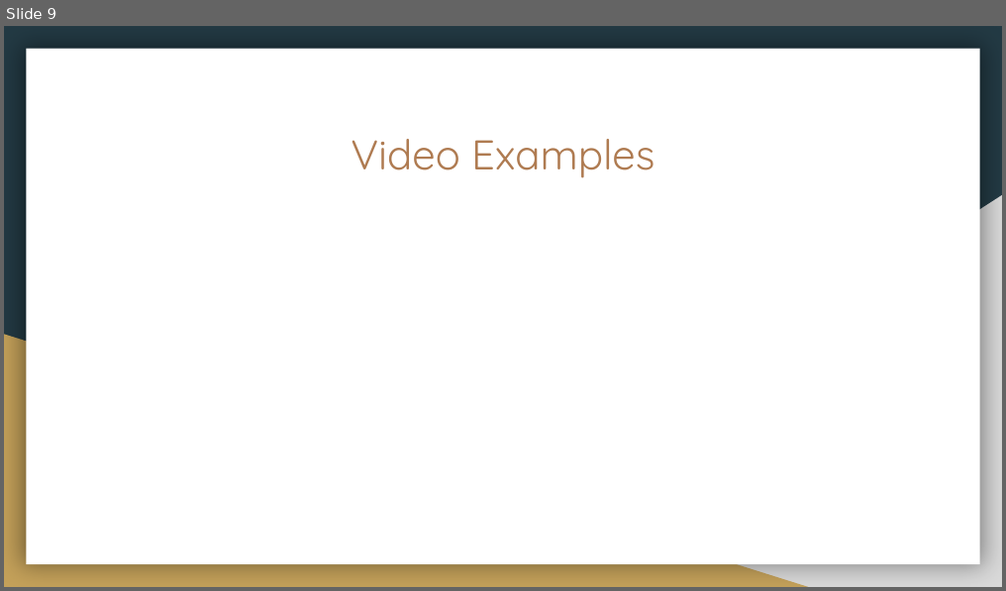
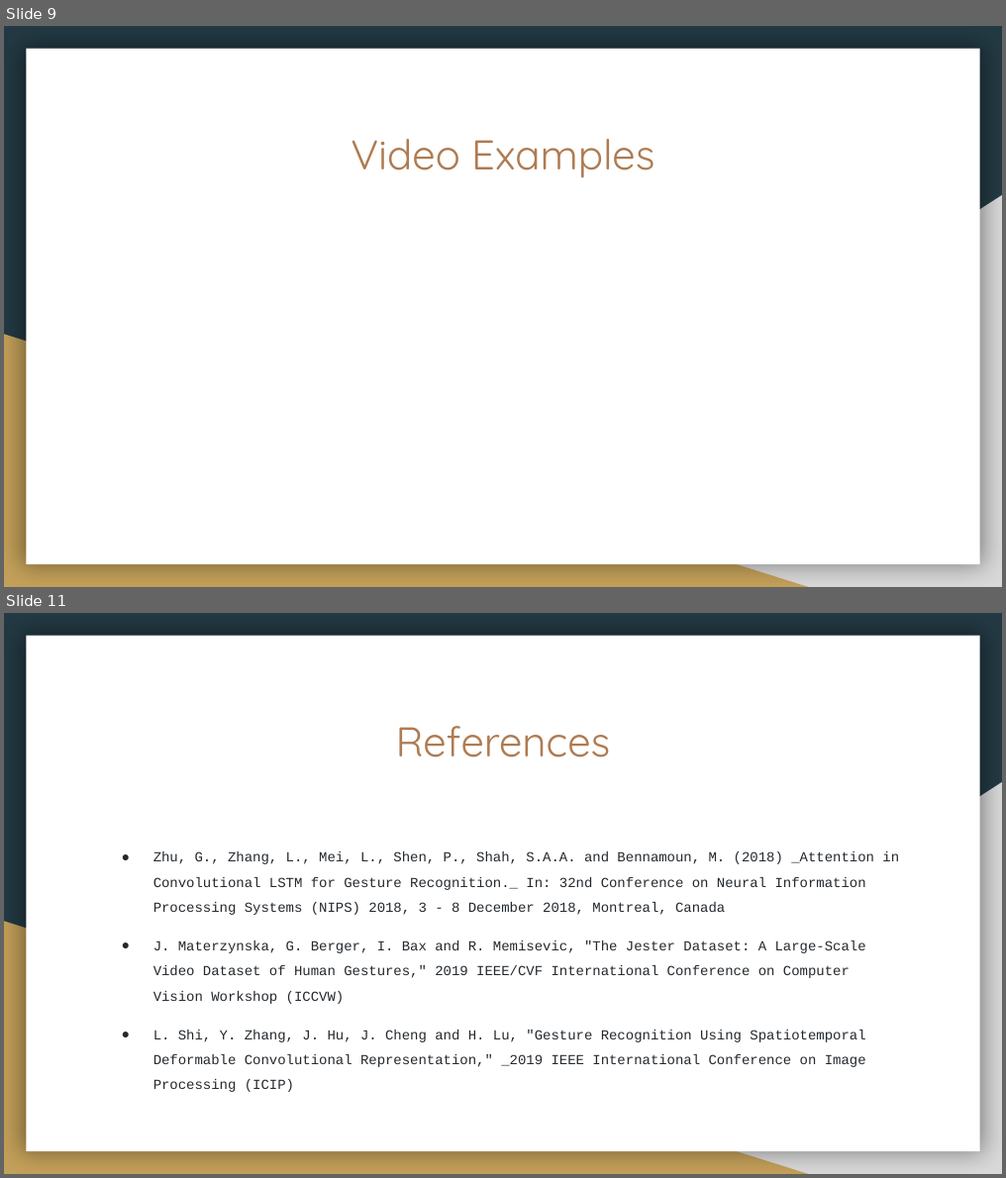
Before and after one commit to yrtimd/Jester-Gesture-3D-CNN, a slide deck: Presentation/cs523_presentation.pptx. Shown one above the other, each under a label of ours: slide 9 before the commit, slides 9 and 11 after it; the slides between them are not shown. The pictures are 1006x591 and 1006x1178 pixels, drawn with LibreOffice and Linux fonts; fonts in the diff are those of the drawing. Boxes give left, top, right and bottom in pixels: in the first picture for what was removed or moved away, otherwise in the second. Text is boxed around its words. In the diff, an @@ line names an element or a change of style, - is before the commit and + after.

```diff
--- a/Presentation/cs523_presentation.pptx
+++ b/Presentation/cs523_presentation.pptx
@@ slide 11 added at <box>4,613,1002,1174</box>, background #233A44; not listed: 3 template elements that a slide beside it also shows @@
@@ title added at <box>396,726,611,758</box>, 30 pt, text #AF7B51 @@
+References
@@ text added at <box>153,852,899,1092</box>, 10 pt, text #24292E @@
+● Zhu, G., Zhang, L., Mei, L., Shen, P., Shah, S.A.A. and Bennamoun, M. (2018) _Attention in Convolutional LSTM for Gesture Recognition._ In: 32nd Conference on Neural Information Processing Systems (NIPS) 2018, 3 - 8 December 2018, Montreal, Canada
+● J. Materzynska, G. Berger, I. Bax and R. Memisevic, "The Jester Dataset: A Large-Scale Video Dataset of Human Gestures," 2019 IEEE/CVF International Conference on Computer Vision Workshop (ICCVW)
+● L. Shi, Y. Zhang, J. Hu, J. Cheng and H. Lu, "Gesture Recognition Using Spatiotemporal Deformable Convolutional Representation," _2019 IEEE International Conference on Image Processing (ICIP)
```
Also in this commit, not shown: 2 slides changed, 2 other slides added, 2 slides removed, 2 other files.
